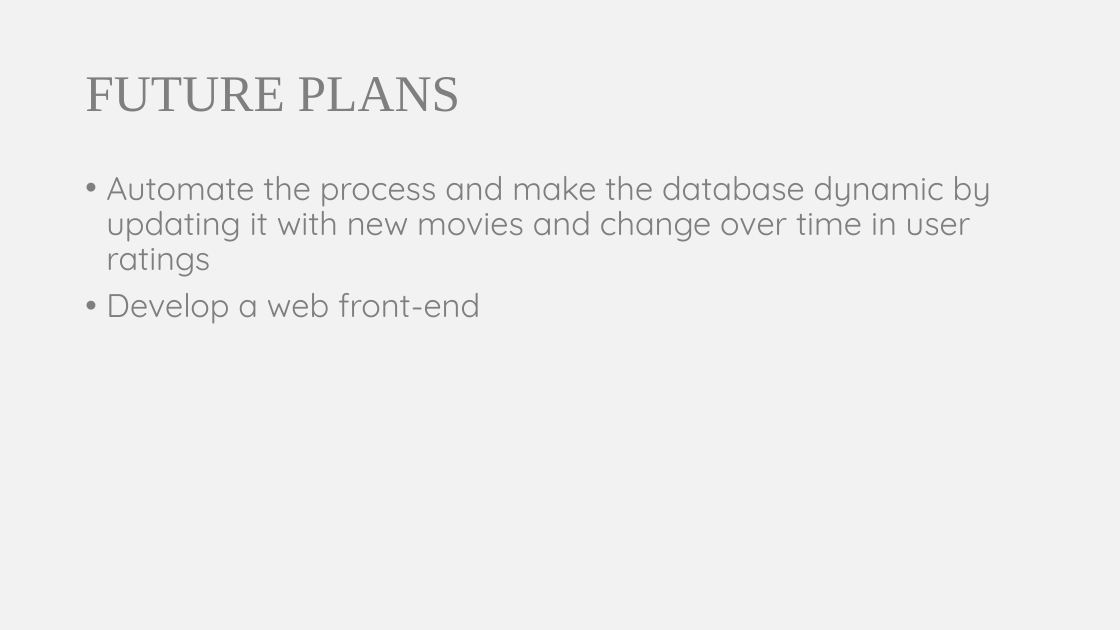
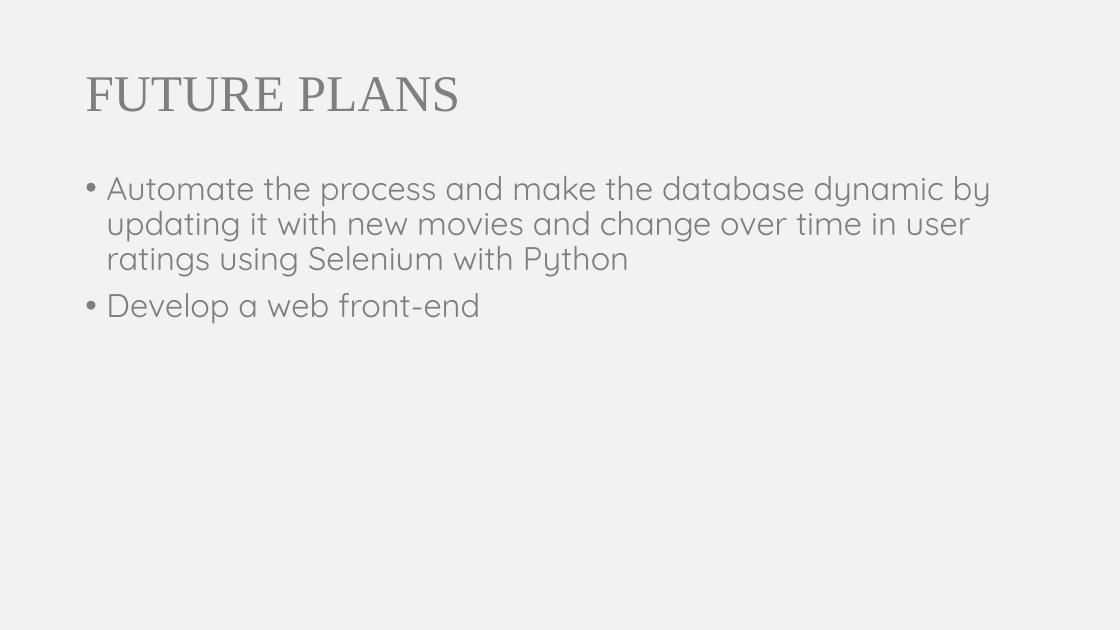
Before and after one commit to somyamohanty/Data_Dawgs, a slide deck: slide 6 of presentations/Presentation 1.pptx (slide 5 before the commit). Drawn at 1120x630 pixels with LibreOffice and Linux fonts; fonts in the diff are those of the drawing. Boxes give left, top, right and bottom in pixels: in the first picture for what was removed or moved away, otherwise in the second. Text is boxed around its words. In the diff, an @@ line names an element or a change of style, - is before the commit and + after.

```diff
--- a/presentations/Presentation 1.pptx
+++ b/presentations/Presentation 1.pptx
@@ text at box(106, 176, 991, 277): text changed @@
-• Automate the process and make the database dynamic by updating it with new movies and change over time in user ratings
+• Automate the process and make the database dynamic by updating it with new movies and change over time in user ratings using Selenium with Python
```
Also in this commit, not shown: 4 other slides changed, 1 slide added.
